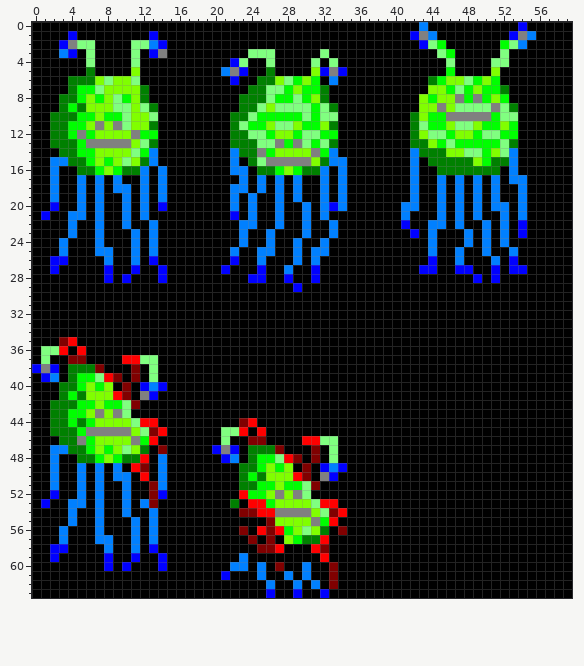
A pixel-art sprite gets an edit: assets/sprites/Alien3v2_completo.png. This is how it looked before the edit.
The file is 60x64 pixels.
After the commit:
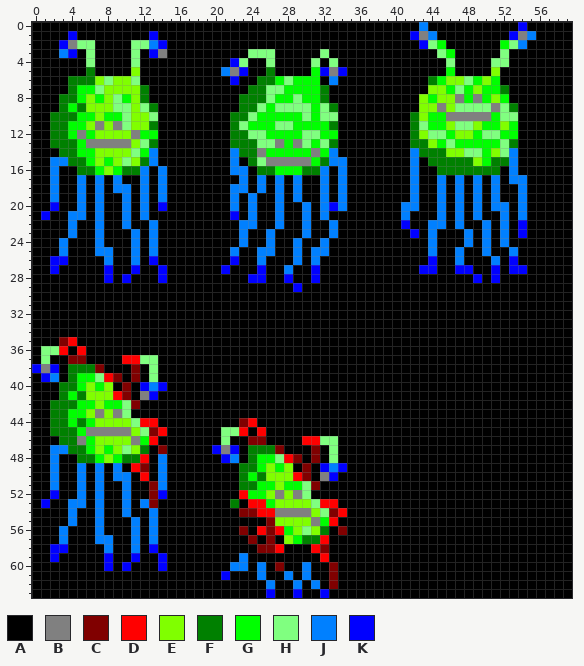
Palette (. is transparent): A #000000  B #808080  C #800000  D #ff0000  E #80ff00  F #008000  G #00ff00  H #80ff80  J #0080ff  K #0000ff
The edit:
The author changed colour E to colour G in row 5 at x 31; in row 6 at x 27 and 30; in row 7 at x 29; in row 8 at x 31; in row 9 at x 26; in row 11 at x 26, 29 and 32.
The author changed colour E to colour G in row 12 at x 27 to 28; in row 14 at x 27 to 30; in row 15 at x 31; in row 16 at x 28.
Boxes around the changes in both pictures, in picture pixels (x1, y1, x2, y2):
changed: (266, 67, 329, 175)
